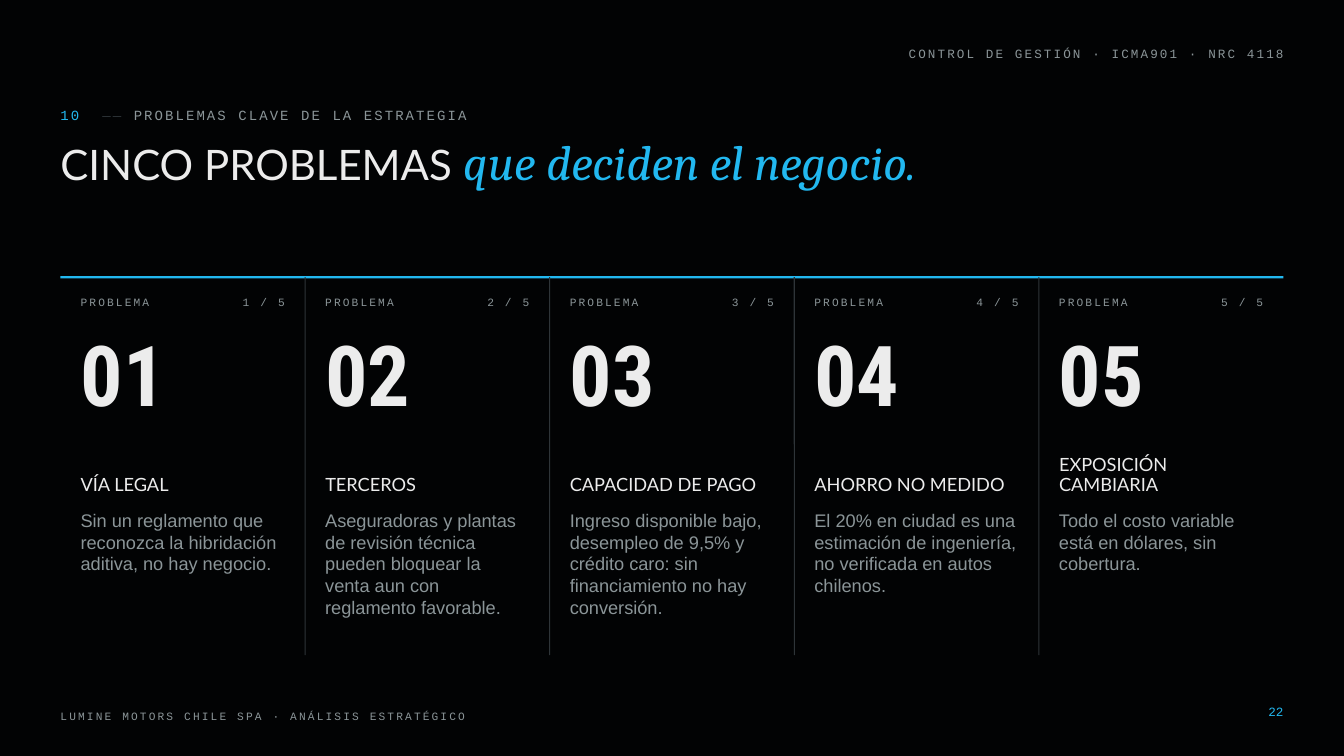
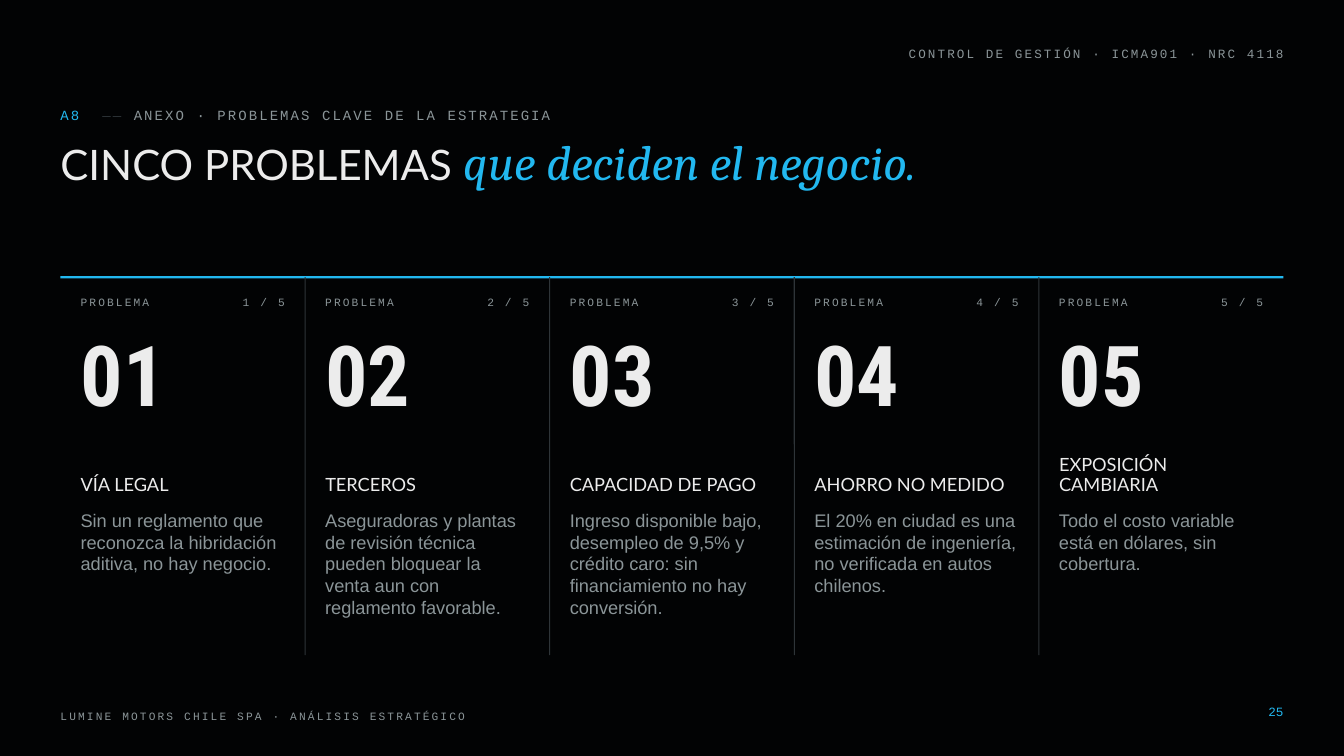
Before and after one commit to diegoaam0109-ux/lumine, a slide deck: slide 25 of control-de-gestion/Lumine_Analisis_Estrategico_Control_de_Gestion.pptx (slide 22 before the commit). Drawn at 1344x756 pixels with LibreOffice and Linux fonts; fonts in the diff are those of the drawing; background and template pictures are left out. Boxes give left, top, right and bottom in pixels: in the first picture for what was removed or moved away, otherwise in the second. Text is boxed around its words. In the diff, an @@ line names an element or a change of style, - is before the commit and + after.

```diff
--- a/control-de-gestion/Lumine_Analisis_Estrategico_Control_de_Gestion.pptx
+++ b/control-de-gestion/Lumine_Analisis_Estrategico_Control_de_Gestion.pptx
@@ text at (60,110,551,120): text changed @@
-10 —— PROBLEMAS CLAVE DE LA ESTRATEGIA
+A8 —— ANEXO · PROBLEMAS CLAVE DE LA ESTRATEGIA
@@ page number at (1268,707,1283,716): text changed @@
-22
+25
```
Also in this commit, not shown: 9 other slides changed, 1 slide added, 1 slide removed, 6 other files.
